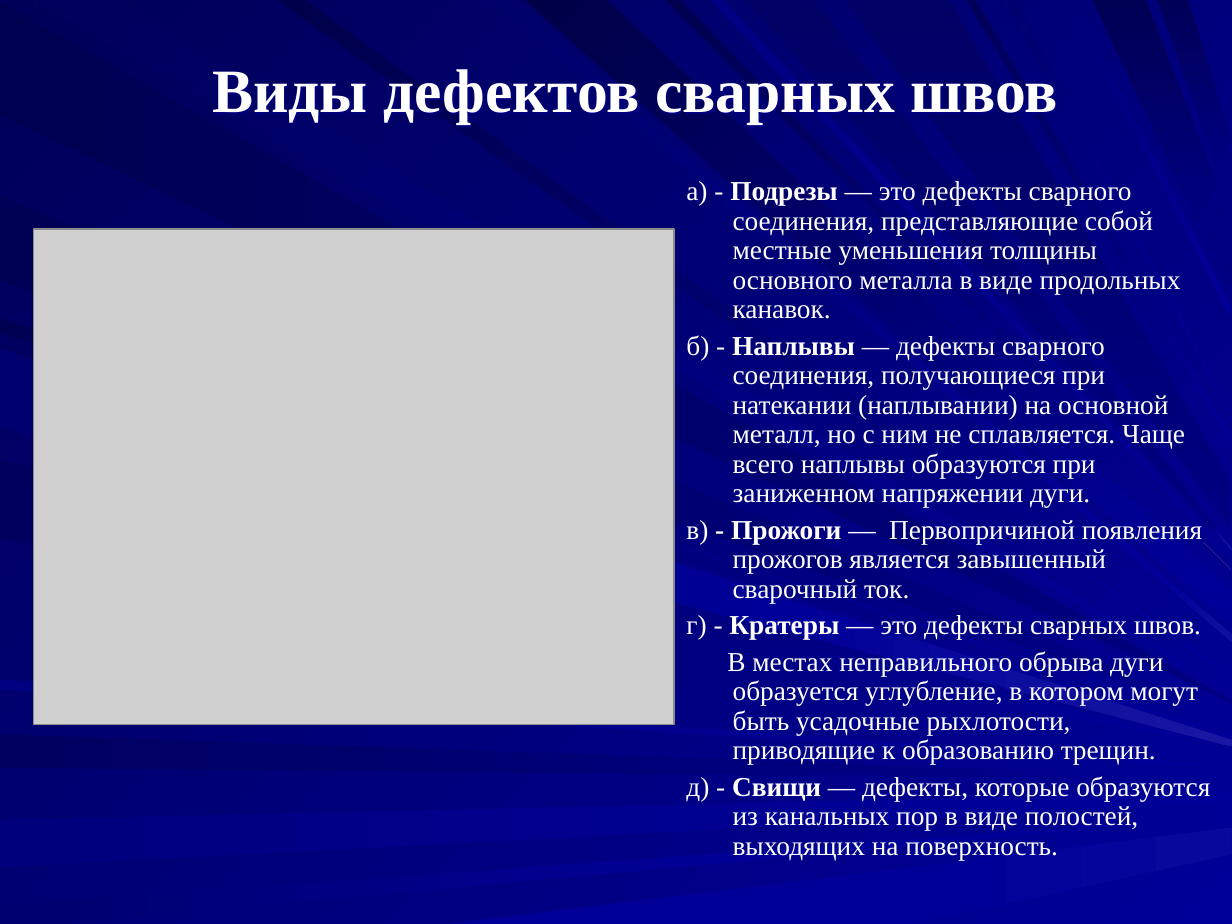
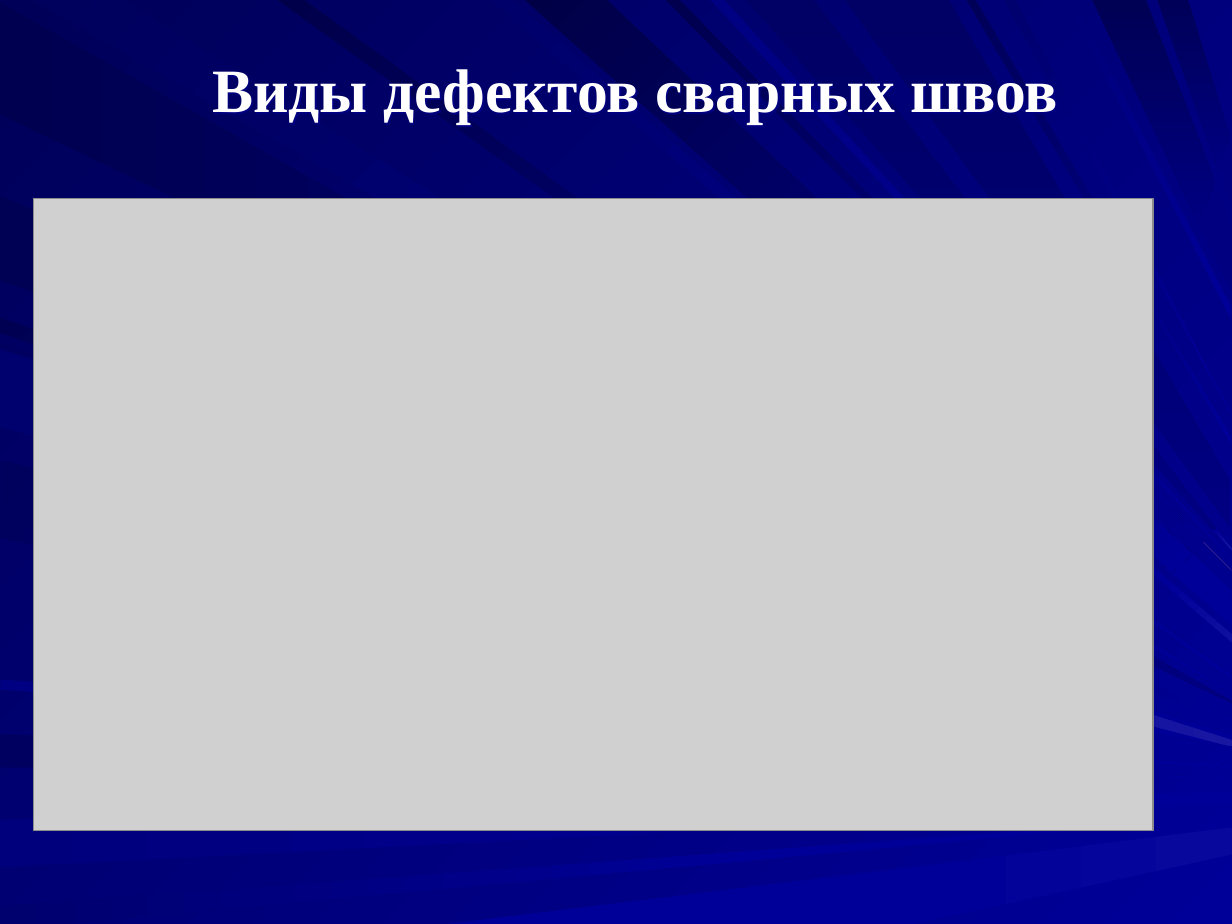
Before and after one commit to rubybo/WelderWeb, a slide deck: slide 11 of public/Практическое обучение/наплавка валиков.ppt. Drawn at 1232x924 pixels with LibreOffice and Linux fonts; fonts in the diff are those of the drawing; grey boxes stand for pictures. Boxes give left, top, right and bottom in pixels: in the first picture for what was removed or moved away, otherwise in the second. Text is boxed around its words. In the diff, an @@ line names an element or a change of style, - is before the commit and + after.

Commit message:
Edit Presentation

```diff
--- a/public/Практическое обучение/наплавка валиков.ppt
+++ b/public/Практическое обучение/наплавка валиков.ppt
@@ picture: place and size @@
-picture at (33,229,674,724)
+picture at (33,198,1153,830)
@@ text removed at (686,181,1210,860) @@
-а) - Подрезы — это дефекты сварного соединения, представляющие собой местные уменьшения толщины основного металла в виде продольных канавок.
-б) - Наплывы — дефекты сварного соединения, получающиеся при натекании (наплывании) на основной металл, но с ним не сплавляется. Чаще всего наплывы образуются при заниженном напряжении дуги.
-в) - Прожоги — Первопричиной появления прожогов является завышенный сварочный ток.
-г) - Кратеры — это дефекты сварных швов.
-В местах неправильного обрыва дуги образуется углубление, в котором могут быть усадочные рыхлотости, приводящие к образованию трещин.
-д) - Свищи — дефекты, которые образуются из канальных пор в виде полостей, выходящих на поверхность.
```
Also in this commit, not shown: 3 other slides changed, 6 slides added, 6 slides removed.
